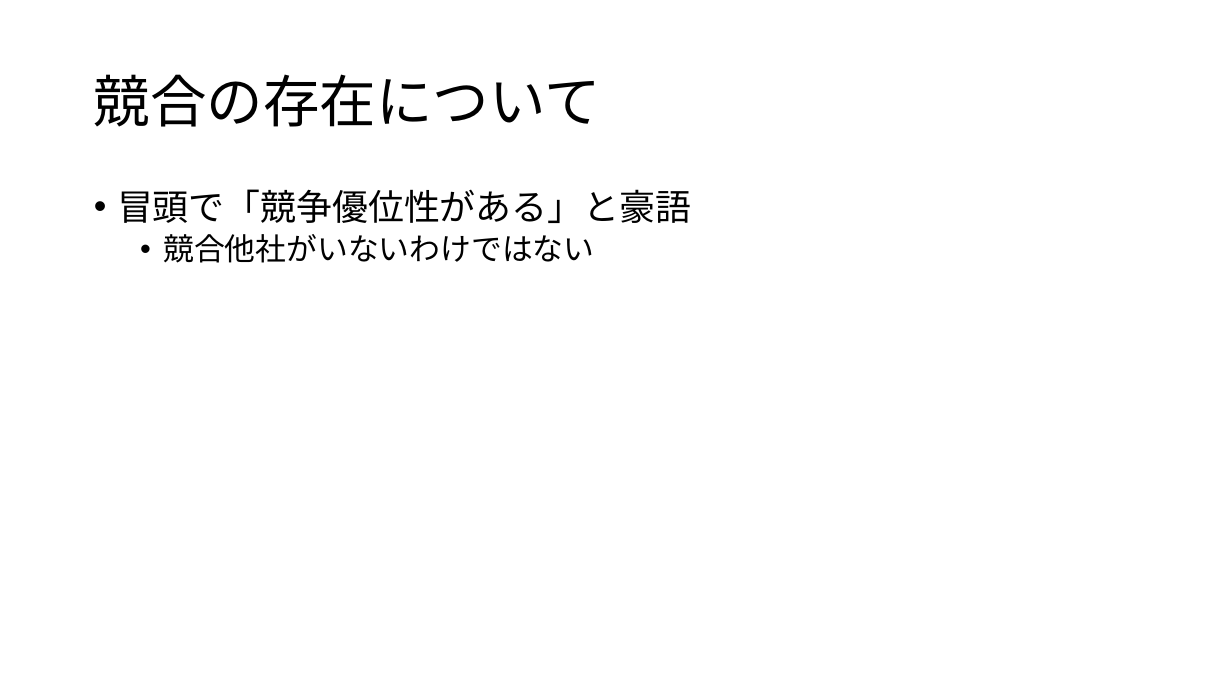
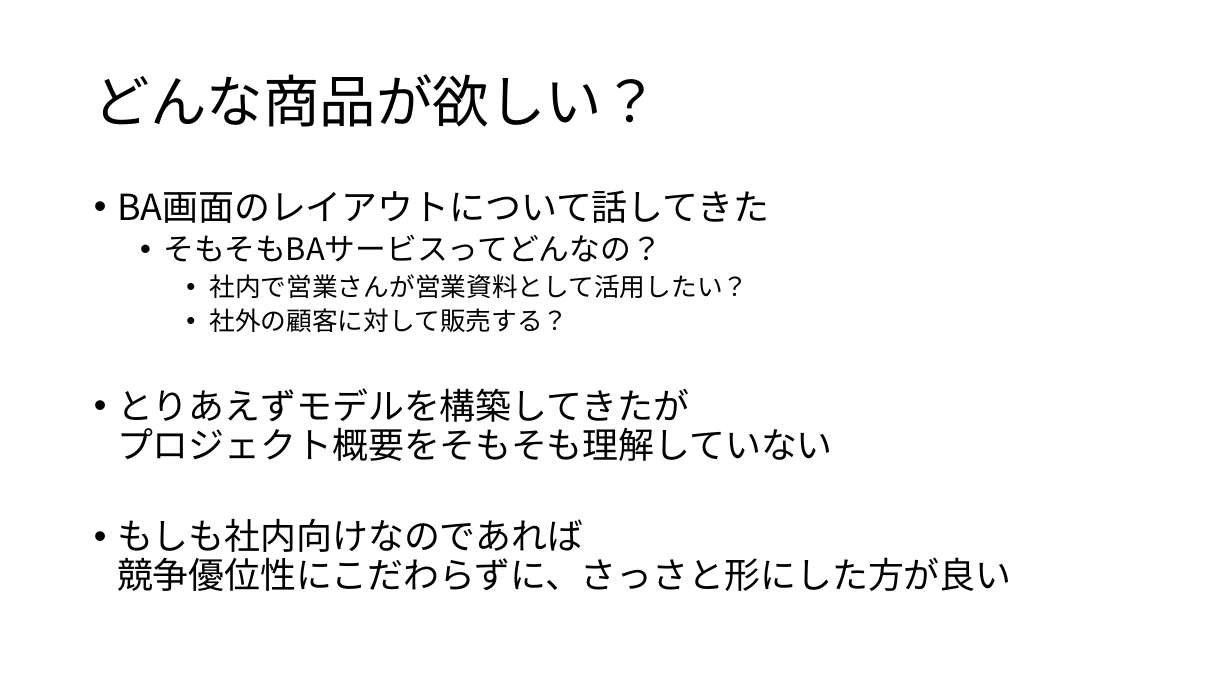
Before and after one commit to leggings8942/my_topic_model, a slide deck: slide 14 of 説明用資料.pptx. Drawn at 1232x693 pixels with LibreOffice and Linux fonts; fonts in the diff are those of the drawing. Boxes give left, top, right and bottom in pixels: in the first picture for what was removed or moved away, otherwise in the second. Text is boxed around its words. In the diff, an @@ line names an element or a change of style, - is before the commit and + after.

```diff
--- a/説明用資料.pptx
+++ b/説明用資料.pptx
@@ title at bbox=[94, 74, 659, 127]: text changed @@
-競合の存在について
+どんな商品が欲しい？
@@ text at bbox=[117, 190, 1012, 591]: text changed @@
-• 冒頭で「競争優位性がある」と豪語
-  • 競合他社がいないわけではない
+• BA画面のレイアウトについて話してきた
+  • そもそもBAサービスってどんなの？
+    • 社内で営業さんが営業資料として活用したい？
+    • 社外の顧客に対して販売する？
+• とりあえずモデルを構築してきたが
+  プロジェクト概要をそもそも理解していない
+• もしも社内向けなのであれば
+  競争優位性にこだわらずに、さっさと形にした方が良い
```
Also in this commit, not shown: 1 other file.
